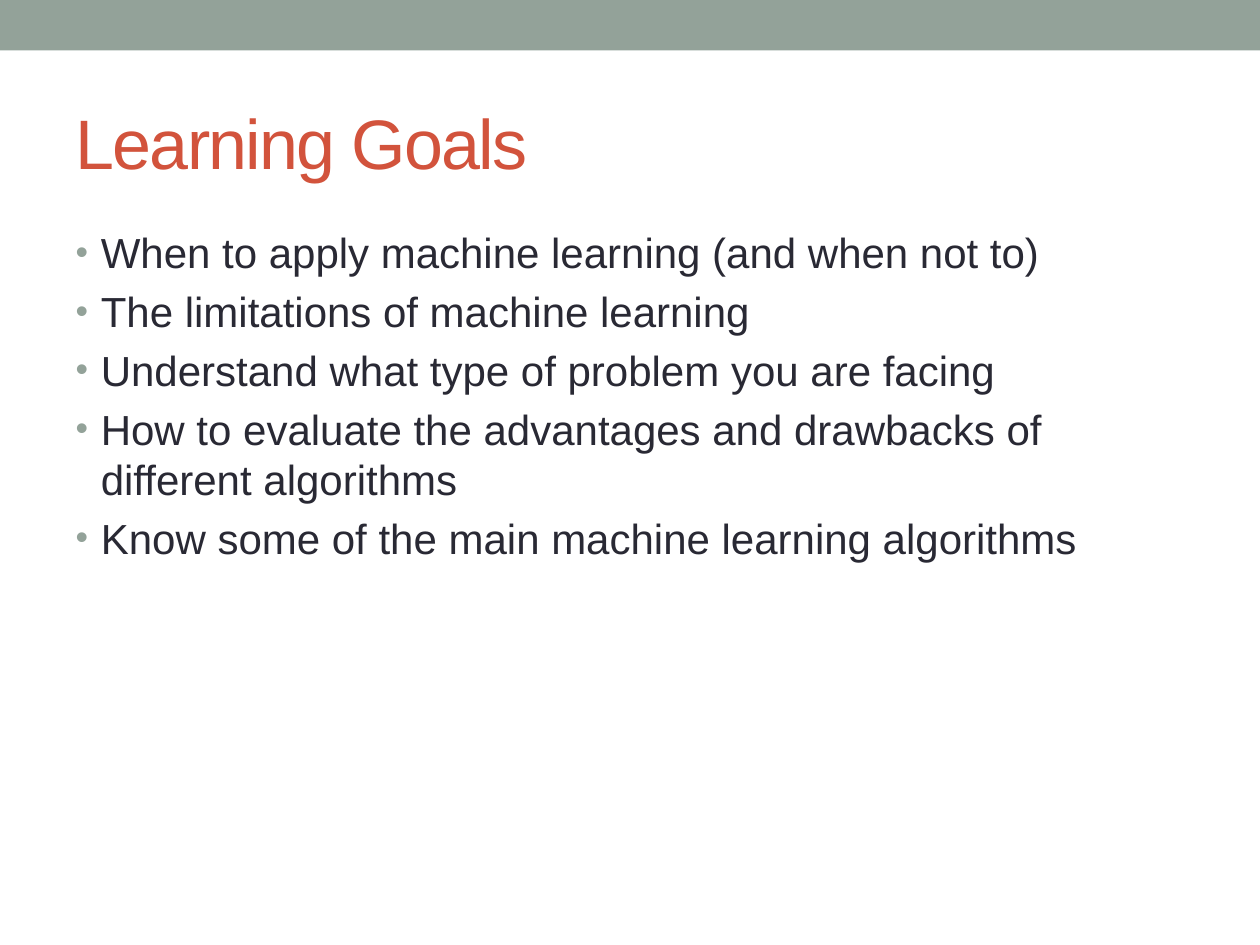
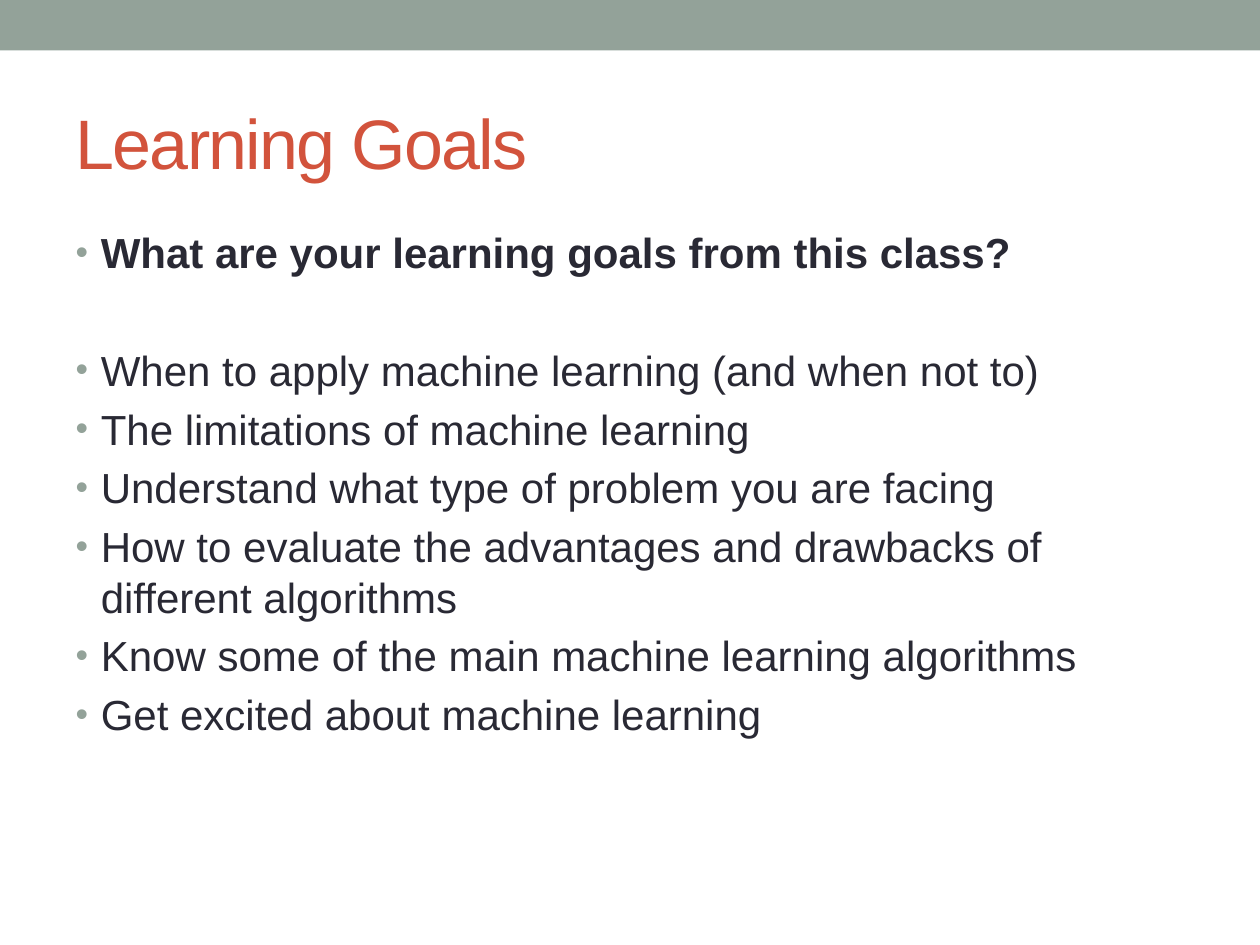
Before and after one commit to simonhughes22/IPD-Data-Science-Course, a slide deck: slide 2 of Machine Learning/Machine Learning Slides.pptx. Drawn at 1260x945 pixels with LibreOffice and Linux fonts; fonts in the diff are those of the drawing. Boxes give left, top, right and bottom in pixels: in the first picture for what was removed or moved away, otherwise in the second. Text is boxed around its words. In the diff, an @@ line names an element or a change of style, - is before the commit and + after.

```diff
--- a/Machine Learning/Machine Learning Slides.pptx
+++ b/Machine Learning/Machine Learning Slides.pptx
@@ text at <box>101,237,1011,277</box>: paragraph added @@
+• What are your learning goals from this class?
@@ text at <box>101,699,761,739</box>: paragraph added @@
+• Get excited about machine learning
```
Also in this commit, not shown: 5 other slides changed, 46 slides added, 3 other files.
